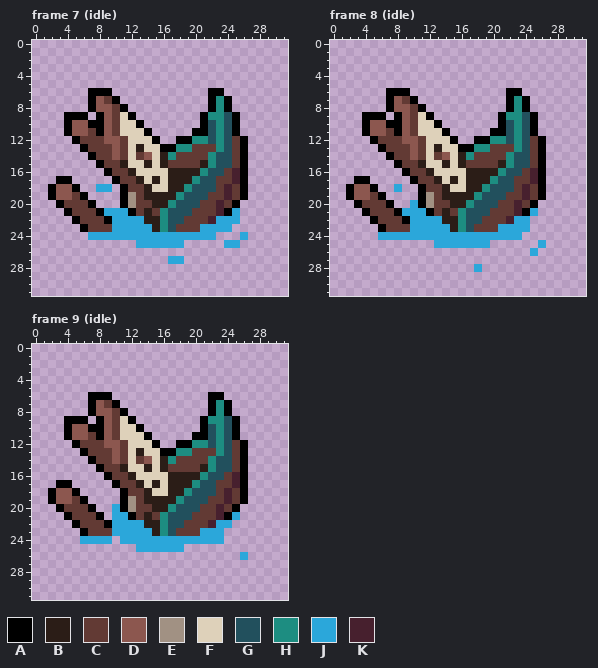
Two states of a pixel-art file, assets_src/image/units/crew/crew.ase. The first picture shows the starting point.
32x32 pixels, 12 frames. Shown: frame 7 (idle), frame 8 (idle), frame 9 (idle). The commit also changed other frames, which this record leaves out.
Palette (. is transparent): A #000000  B #2b1d17  C #623a34  D #8c574f  E #a19183  F #ded1ba  G #22505d  H #1d8d81  J #2ba7da  K #47202e
Pixels before, frame 7 (idle), first column x 2:
 6 .....AAA............AA...
 7 .....ADCA...........AHA..
 8 .....ADDCA..........AHA..
 9 ..AAA.ADCFA........AHHGA.
10 ..ADDAADCFFA.......AGHGA.
11 ..ADDCADCFFFA.....AAGHGA.
12 ...ACCCDDCFFFA..AAHHGHGCA
13 ....ACCCDCFBFFAAHHCCCHGCA
14 .....ACCDCFCDFBHCCCCHGGCA
15 ......ACCBFFBFBCCCCBHGGCA
16 .......ACCBFFFFBBBBHGGCKA
17 .AA.....ACCBFBFBBBHGGCCKA
18 ADDA..JJ.ACCBFFBBHGGGCKCA
19 ADDCA....AECBBBBHGGGCCKCA
20 .ACCCA...AECCBBHGGGCCKCA.
21 ..ACCCAJJJACBCHGGGCCCKAJ.
22 ...ACCCAJJJJBBHGGCCCKJJJ.
23 ....ACCCJJJJJBHGCCCJJJJ..
24 .....JJJJJJJJJJJJJJJJ...J
25 ...........JJJJJJ.....JJ.
26 .........................
27 ...............JJ........
Pixels before, frame 8 (idle), first column x 2:
 6 .....AAA............AA...
 7 .....ADCA...........AHA..
 8 .....ADDCA..........AHA..
 9 ..AAA.ADCFA........AHHGA.
10 ..ADDAADCFFA.......AGHGA.
11 ..ADDCADCFFFA.....AAGHGA.
12 ...ACCCDDCFFFA..AAHHGHGCA
13 ....ACCCDCFBFFAAHHCCCHGCA
14 .....ACCDCFCDFBHCCCCHGGCA
15 ......ACCBFFBFBCCCCBHGGCA
16 .......ACCBFFFFBBBBHGGCKA
17 .AA.....ACCBFBFBBBHGGCCKA
18 ADDA..J..ACCBFFBBHGGGCKCA
19 ADDCA....AECBBBBHGGGCCKCA
20 .ACCCA..JAECCBBHGGGCCKCA.
21 ..ACCCAJJJACBCHGGGCCCKAJ.
22 ...ACCCAJJJJBBHGGCCCKJJ..
23 ....ACCCJJJJJBHGCCCJJJJ..
24 ....JJJJJJJJJJJJJJJJJJ...
25 ...........JJJJJJJ......J
26 .......................J.
27 .........................
28 ................J........
Pixels before, frame 9 (idle), first column x 2:
 6 .....AAA............AA...
 7 .....ADCA...........AHA..
 8 .....ADDCA..........AHA..
 9 ..AAA.ADCFA........AHHGA.
10 ..ADDAADCFFA.......AGHGA.
11 ..ADDCADCFFFA.....AAGHGA.
12 ...ACCCDDCFFFA..AAHHGHGCA
13 ....ACCCDCFBFFAAHHCCCHGCA
14 .....ACCDCFCDFBHCCCCHGGCA
15 ......ACCBFFBFBCCCCBHGGCA
16 .......ACCBFFFFBBBBHGGCKA
17 .AA.....ACCBFBFBBBHGGCCKA
18 ADDA.....ACCBFFBBHGGGCKCA
19 ADDCA....AECBBBBHGGGCCKCA
20 .ACCCA..JAECCBBHGGGCCKCA.
21 ..ACCCA.JJACBCHGGGCCCKAJ.
22 ...ACCCAJJJJBBHGGCCCKJJ..
23 ....ACCCJJJJJBHGCCCJJJ...
24 ....JJJJ.JJJJJJJJJJJJJ...
25 ...........JJJJJJ........
26 ........................J
After the commit:
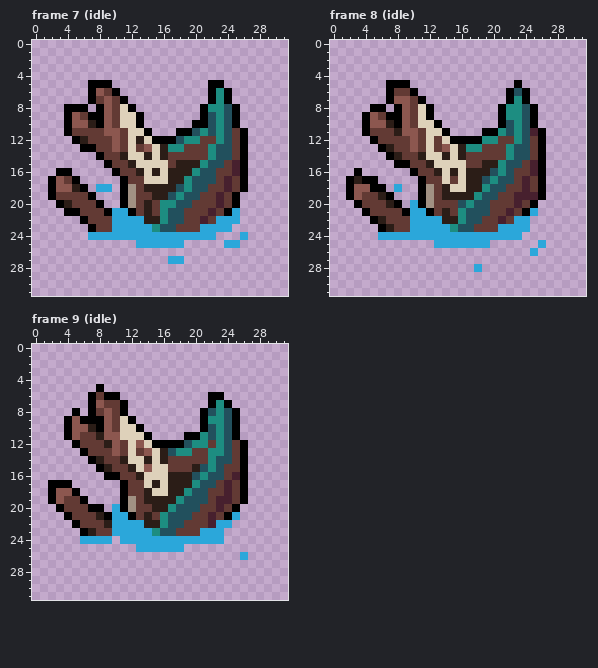
The exact change:
Frame 7 (idle):
y 5: x 7..9 ... -> AAA; x 22..23 .. -> AA
y 6: x 8..10 AA. -> DCA; x 23..24 A. -> HA
y 7: x 8..11 DCA. -> CDCA
y 8: x 4..8 ...AD -> AAA.A; x 11..12 A. -> FA; x 21..22 .A -> AH; x 24..25 A. -> GA
y 9: x 5..7 AA. -> DCA; x 12..13 A. -> FA; x 22 H -> G
y 10: x 7 A -> B; x 20 . -> A
y 11: x 5..6 DD -> CC; x 8 A -> C; x 10..11 CF -> DC; x 18..21 ..AA -> AAGH; x 25..26 A. -> CA
y 12: x 6 C -> B; x 9 D -> C; x 13 F -> B; x 16..19 ..AA -> AAGH; x 21..22 HG -> CC
y 13: x 7 C -> A; x 13..14 BF -> CD; x 16..17 AA -> BH; x 19 H -> C; x 22..23 CH -> HG
y 14: x 7..8 AC -> .A; x 10..11 DC -> CB; x 13..14 CD -> FB; x 17 H -> C
y 15: x 8..9 AC -> .A; x 11..12 BF -> CB; x 14 B -> F; x 16 B -> F; x 18..22 CCCBH -> BBBHG; x 24..25 GC -> CK
y 16: x 3..4 .. -> AA; x 9..10 AC -> .A; x 12..13 BF -> CB; x 15 F -> B; x 20..21 BH -> HG; x 23 G -> C
y 17: x 2..5 .AA. -> ADCA; x 10..11 AC -> .A; x 13 B -> C; x 15 B -> F; x 19..20 BH -> HG; x 24..25 CK -> KC
y 18: x 5..6 A. -> BA; x 12 C -> E; x 15..16 FF -> BB; x 18 B -> G; x 22 G -> C
y 19: x 3..4 DD -> CC; x 6..7 A. -> CA; x 14 B -> C; x 17 B -> G; x 21 G -> C; x 23..26 CKCA -> KCA.
y 20: x 4 C -> B; x 7..8 A. -> CA; x 14..16 CBB -> BCH; x 20 G -> C
y 21: x 5 C -> A; x 8..9 AJ -> CA; x 19 G -> C; x 22..23 CK -> KC
y 22: x 5..6 AC -> .A; x 9 A -> C; x 21..22 CK -> KC
y 23: x 6..7 AC -> .A; x 15..16 BH -> HG
Frame 8 (idle):
y 5: x 7..9 ... -> AAA; x 23 . -> A
y 6: x 8..10 AA. -> CCA; x 23..24 A. -> GA
y 7: x 9..11 CA. -> DCA
y 8: x 5..8 ..AD -> AA.A; x 11..12 A. -> FA; x 21..22 .A -> AH; x 24..25 A. -> GA
y 9: x 5..7 AA. -> DCA
y 10: x 7 A -> B
y 11: x 5..6 DD -> CC; x 8 A -> B; x 10..11 CF -> DC; x 19 . -> A; x 21 A -> H; x 25..26 A. -> KA
y 12: x 9 D -> C; x 13 F -> C; x 16..17 .. -> AA; x 19 A -> H; x 21..22 HG -> CC
y 13: x 7 C -> B; x 13..14 BF -> CD; x 16..17 AA -> BH; x 19 H -> C; x 22..23 CH -> HG
y 14: x 8 C -> B; x 10..11 DC -> CB; x 13..14 CD -> FB; x 17 H -> C
y 15: x 9 C -> A; x 11..12 BF -> CB; x 14 B -> F; x 16 B -> F; x 19..22 CCBH -> BBHG; x 24..25 GC -> CK
y 16: x 3 . -> A; x 9..10 AC -> .A; x 12..13 BF -> CB; x 15 F -> B; x 20 B -> G; x 23 G -> C
y 17: x 2..3 .A -> AB; x 5 . -> A; x 10..11 AC -> .A; x 13 B -> C; x 15 B -> C; x 19 B -> G; x 24..25 CK -> KC
y 18: x 6 . -> A; x 12 C -> E; x 22 G -> C
y 19: x 4 D -> C; x 6..7 A. -> BA; x 21 G -> C; x 23 C -> K; x 25 C -> K
y 20: x 7..8 A. -> BA; x 15..16 BB -> CG; x 20 G -> C
y 21: x 8..9 AJ -> CA; x 22..23 CK -> KC
y 22: x 6 C -> B; x 9 A -> C; x 21..22 CK -> KC
y 23: x 7 C -> B; x 15..16 BH -> HG
Frame 9 (idle):
y 5: x 8 . -> A
y 6: x 8 A -> C; x 10 . -> A
y 7: x 10..11 A. -> CA
y 8: x 5 . -> A; x 8 D -> C; x 21..22 .A -> AG; x 24..25 A. -> GA
y 9: x 5 A -> D; x 7 . -> A
y 10: x 7 A -> B
y 11: x 6 D -> C; x 8 A -> B; x 10 C -> D; x 19 . -> A; x 21 A -> H
y 12: x 9 D -> B; x 13 F -> D; x 16..17 .. -> AA; x 19 A -> G; x 22 G -> C
y 13: x 13..14 BF -> CD; x 16..17 AA -> BG; x 22 C -> H
y 14: x 8 C -> B; x 10..11 DC -> CB; x 13..14 CD -> FB; x 17 H -> C
y 15: x 9 C -> B; x 11..12 BF -> CB; x 14 B -> D; x 16 B -> F; x 20..21 CB -> BG; x 24 G -> C
y 16: x 10 C -> A; x 12..13 BF -> CB; x 20 B -> G
y 17: x 2 . -> A; x 10..11 AC -> .A; x 13 B -> C; x 24..25 CK -> KC
y 18: x 22 G -> C
y 19: x 4 D -> C; x 23 C -> K
y 20: x 8 . -> A
y 21: x 8..9 A. -> BA; x 22..23 CK -> KC
y 22: x 9 A -> B
y 23: x 7 C -> B; x 15..16 BH -> HG
Pixel boxes of the changes (left, top, right, bottom) in both pictures:
changed: (48, 80, 248, 232)
changed: (346, 80, 546, 232)
changed: (48, 384, 240, 536)
